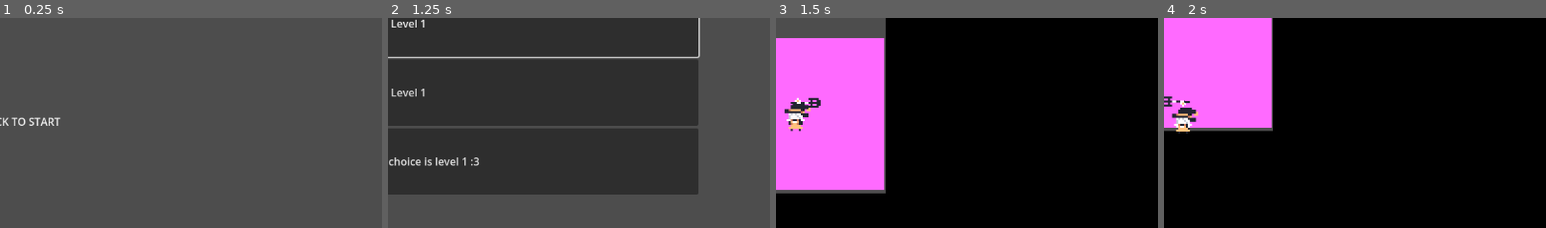
Above: before the commit, frames 1-4 (left to right).
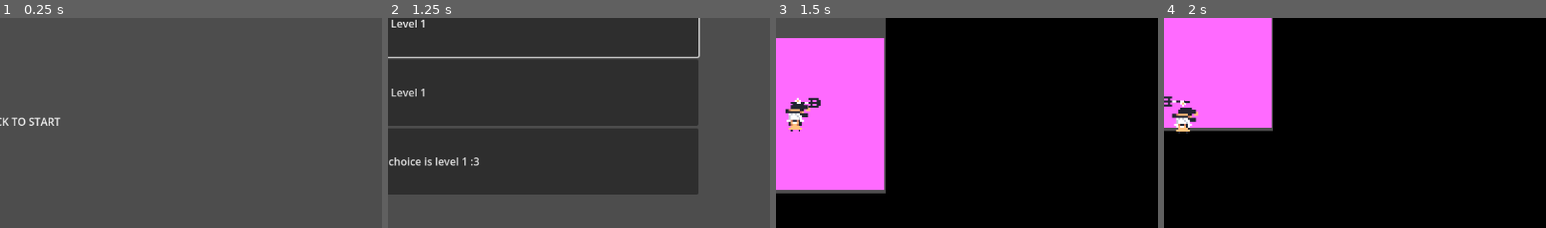
Above: after the commit, the same moments.

Repository: geekazodium/balance-prototype
Game: Godot game, scene res://scenes/title_screen.tscn
The game is run twice, just before and just after one commit, with the same random seed, the same clock (stepped at 60 frames per second) and the same inputs. The engine's default icon, where the game draws it, is replaced by a stand-in: a white triangle on a blue panel in a dark square.
Inputs:
- Up to frame 1 (0.25 s): no input
- Up to frame 2 (1.25 s): click "CLICK TO START" at 0.5 s
- Up to frame 3 (1.5 s): click "Level 1" at 1.25 s
- Up to frame 4 (2 s): no input
The pictures show only the part of the screen within x 47-97%, y 27-77%; the shares and areas given below are measured in that part.

Frames 1-2 are identical in both runs. In frame 3, 0.2% of the frame differs, in the area x 2-10%, y 40-55%; in frame 4, nothing differs.

Commit message:
feature: squish effect!

Diff:
--- a/scenes/player/player_nodes.tscn
+++ b/scenes/player/player_nodes.tscn
@@ -10,7 +10,7 @@
 [ext_resource type="Script" uid="uid://ilyj2eqevm05" path="res://scripts/health/health_potions.gd" id="5_nhxao"]
 [ext_resource type="Script" uid="uid://2oabxte40wwh" path="res://scripts/ui/timer_progress_bar.gd" id="5_o0xal"]
 [ext_resource type="SpriteFrames" uid="uid://bqcntev4ihk1i" path="res://assets/player/player_sprite_frames.tres" id="7_gcose"]
-[ext_resource type="Script" uid="uid://b3hg1is8vp7gh" path="res://scripts/player/autoplay_animated_sprite.gd" id="8_ko782"]
+[ext_resource type="Script" uid="uid://b3hg1is8vp7gh" path="res://scripts/player/player_animated_sprite.gd" id="8_ko782"]
 [ext_resource type="Script" uid="uid://bhvqevw0nb05i" path="res://scripts/saves/teleport_to_checkpoint.gd" id="8_xag0n"]
 [ext_resource type="Script" uid="uid://bjohenywj35c1" path="res://scripts/player/player_anim_tree.gd" id="9_jmc7e"]
 
@@ -396,12 +396,14 @@
 process_callback = 0
 one_shot = true
 
-[node name="PlayerSprite" type="AnimatedSprite2D" parent="CharacterBody2D"]
+[node name="PlayerSprite" type="AnimatedSprite2D" parent="CharacterBody2D" node_paths=PackedStringArray("character_body")]
 position = Vector2(0, -5)
 scale = Vector2(3, 3)
 sprite_frames = ExtResource("7_gcose")
 flip_h = true
 script = ExtResource("8_ko782")
+character_body = NodePath("..")
+y_vel_sensitivity = 0.035
 
 [node name="AnimationTree" type="AnimationTree" parent="CharacterBody2D" node_paths=PackedStringArray("character_body", "projectile_pool")]
 tree_root = SubResource("AnimationNodeStateMachine_1jo44")
--- a/scripts/player/autoplay_animated_sprite.gd
+++ /dev/null
@@ -1,4 +0,0 @@
-extends AnimatedSprite2D
-
-func _process(_delta: float) -> void:
-	self.play(self.animation);
--- /dev/null
+++ b/scripts/player/player_animated_sprite.gd
@@ -0,0 +1,11 @@
+extends AnimatedSprite2D
+
+@export var character_body: PlatformerCharacterBody;
+@onready var initial_scale: Vector2 = self.scale;
+@export var y_vel_sensitivity: float;
+
+func _process(_delta: float) -> void:
+	self.play(self.animation);
+	var y_vel: float = self.character_body.velocity.y;
+	var m: float = clamp(exp(y_vel * self.y_vel_sensitivity * .01),.5,2);
+	self.scale = self.initial_scale * Vector2(1./m,m);
Renamed: scripts/player/autoplay_animated_sprite.gd.uid -> scripts/player/player_animated_sprite.gd.uid
